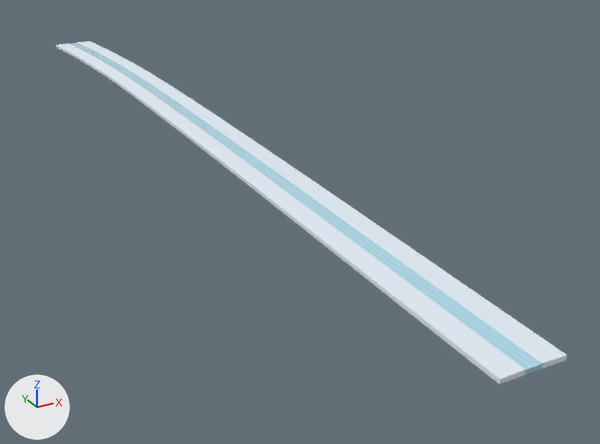
The FBX model Assets/_Project/Content/Models/Level/Cells/Road_3_0_1.fbx: old version first, new version second.
Rendered twice from a 50 mm lens placed at (-195.0, -481.0, 184.0), pointed at (44.0, -47.0, -33.0). Arrows for +X, +Y and +Z are at lower left; the lights stay in place. The picture after the commit comes second. Where no turn or scale is listed for an object, it has been applied to the vertices.

Names of what the first picture shows: 'Road_3_0_1'.
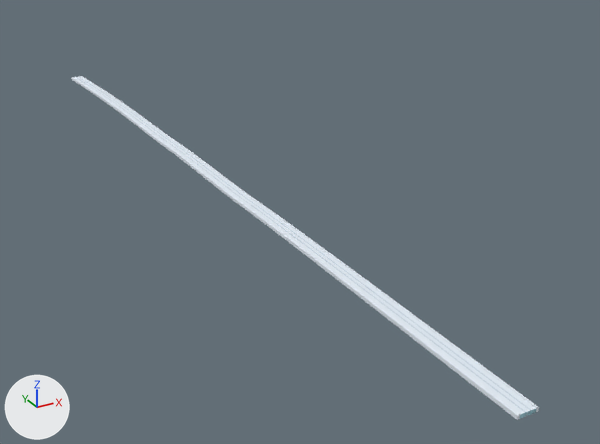
The change in detail:
me_road_3_0_1 is used by ob_road_3_0_1; location (0.0, 0.0, 0.0).
me_road_3_0_1 had 6820 vertices, 6826 faces and spanned x -22.0..16.0, y -300.0..301.0, z 15.0..27.0.
me_road_3_0_1 now has 6820 vertices, 6826 faces and spans x -11.0..5.0, y -300.0..300.0, z -8.0..-2.0.
me_road_3_0_1 part 1: the loose piece of 1240 vertices spanning x -5.0..2.0, y -300.0..300.0, z 17.0..27.0 is scaled about its middle by (1, 1, -0.412), then moved by (0.0, 0.0, -26.0).
me_road_3_0_1 part 2: the loose piece of 1240 vertices spanning x -8.0..-1.0, y -300.0..300.0, z 17.0..27.0 is scaled about its middle by (1, 1, -0.412), then moved by (0.0, 0.0, -26.0).
me_road_3_0_1 part 3: 4340 of 6820 vertices moved; they spanned x -22.0..16.0, y -300.0..301.0, z 15.0..27.0 and now span x -11.0..5.0, y -300.0..300.0, z -8.0..-2.0; mean shift (0.0, 0.0, -28.0); largest move (-16.0, 160.0, 27.0) -> (-6.0, 160.0, -6.0).

Where the change shows, as pixel boxes [x1, y1, x2, y2] in the pictures (600 x 444 px; the box of a moved part takes in the faces that stretch with it):
'Road_3_0_1', reshaped (8% narrower): before [56, 41, 567, 384]; after [71, 76, 539, 420]
part 1 of me_road_3_0_1, moved or reshaped: before [75, 43, 537, 366]; after [79, 77, 531, 411]
part 2 of me_road_3_0_1, moved or reshaped: before [72, 43, 532, 368]; after [76, 77, 526, 413]
part 3 of me_road_3_0_1, moved or reshaped: before [56, 41, 567, 384]; after [71, 76, 539, 420]
